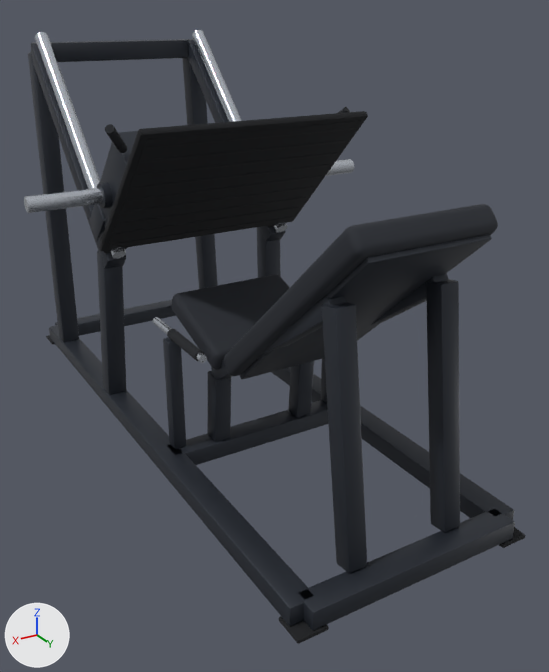
The glTF model exercise-motion/models/machines/leg-press-45.glb: old version first, new version second.
One viewpoint serves both versions: a camera (50 mm lens) standing at (1.14, 2.3, 1.39) and looking at (-0.08, 0.26, 0.37). Every picture has the same lights, and +X, +Y and +Z are marked at lower left. The picture after the commit comes second. Where no turn or scale is listed for an object, it has been applied to the vertices. Vertices at exactly the same position are counted once.

Objects in the first picture: 'frame.chrome', 'frame.frame', 'frame.grip', 'frame.pad', 'frame.rubber', 'sled.chrome', 'sled.frame', 'sled.grip', 'sled.rubber'.
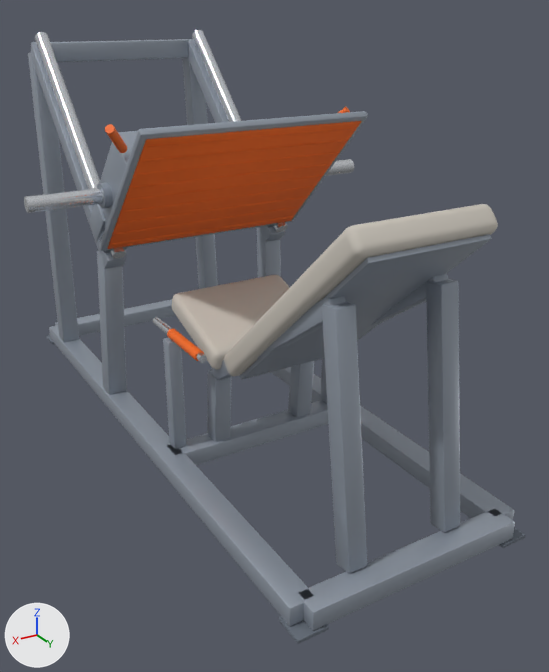
Location of each change, [x1, y1, x2, y2] in pixels of the pictures (549 x 672 px):
'frame.frame', recoloured (dark grey to grey): [28, 39, 515, 630] in both
'sled.rubber', recoloured (black to orange): [107, 121, 361, 249] in both
'frame.pad', recoloured (black to light grey): [172, 204, 498, 376] in both
'sled.frame', recoloured (dark grey to grey): [89, 131, 138, 241] in both
'frame.rubber', recoloured: [46, 225, 525, 644] in both
'frame.grip', recoloured (black to orange): [167, 329, 204, 361] in both
'sled.grip', recoloured: [105, 107, 350, 153] in both
part 1 of me_sled_rubber, deleted: before [99, 111, 368, 251]
part 2 of me_sled_rubber, recoloured (black to orange): [107, 121, 361, 249] in both

Diff of the bpy script that builds the scene:
```diff
--- a/exercise-motion/models/machines/leg-press-45.glb.py
+++ b/exercise-motion/models/machines/leg-press-45.glb.py
@@ mat_mat_frame @@
 mat_mat_frame = principled_material('mat_frame')
-mat_mat_frame.base_color = (0.0273, 0.0331, 0.0452)  # dark grey #2e333c
+mat_mat_frame.base_color = (0.319, 0.361, 0.423)  # grey #99a2ae
 mat_mat_frame.metallic = 0.38
@@ mat_mat_grip @@
 mat_mat_grip = principled_material('mat_grip')
-mat_mat_grip.base_color = (0.0103, 0.0123, 0.016)  # black #1a1d22
+mat_mat_grip.base_color = (0.888, 0.147, 0.0123)  # orange #f26b1d
 mat_mat_grip.metallic = 0.02
@@ mat_mat_pad @@
 mat_mat_pad = principled_material('mat_pad')
-mat_mat_pad.base_color = (0.0168, 0.0203, 0.0284)  # black #23272f
+mat_mat_pad.base_color = (0.584, 0.546, 0.485)  # light grey #c9c3b9
 mat_mat_pad.metallic = 0.04
@@ mat_mat_rubber @@
 mat_mat_rubber = principled_material('mat_rubber')
-mat_mat_rubber.base_color = (0.0075, 0.00857, 0.011)  # black #15171b
+mat_mat_rubber.base_color = (0.127, 0.15, 0.184)  # grey #646c77
 mat_mat_rubber.metallic = 0.02
@@ mat_mat_tread @@
+mat_mat_tread = principled_material('mat_tread')
+mat_mat_tread.base_color = (0.888, 0.147, 0.0123)  # orange #f26b1d
+mat_mat_tread.metallic = 0.02
+mat_mat_tread.roughness = 0.86
@@ me_sled_rubber @@
 # used by ob_sled_rubber; location = (0.0, 0.12, 0.86)
-me_sled_rubber.from_pydata(...)  # 616 vertices, 1188 faces; spans x -0.38..0.38, y -0.233..0.216, z -0.216..0.233
+me_sled_rubber.from_pydata(...)  # 560 vertices, 1080 faces; spans x -0.36..0.36, y -0.205..0.207, z -0.207..0.205
+# me_sled_rubber part 1: the loose piece of 56 vertices spanning x -0.38..0.38, y -0.233..0.216, z -0.216..0.233 is deleted
+# me_sled_rubber part 2: 1080 faces spanning x -0.36..0.36, y -0.205..0.207, z -0.207..0.205 switch from mat_mat_rubber (black #15171b) to mat_mat_tread (orange #f26b1d)
```
